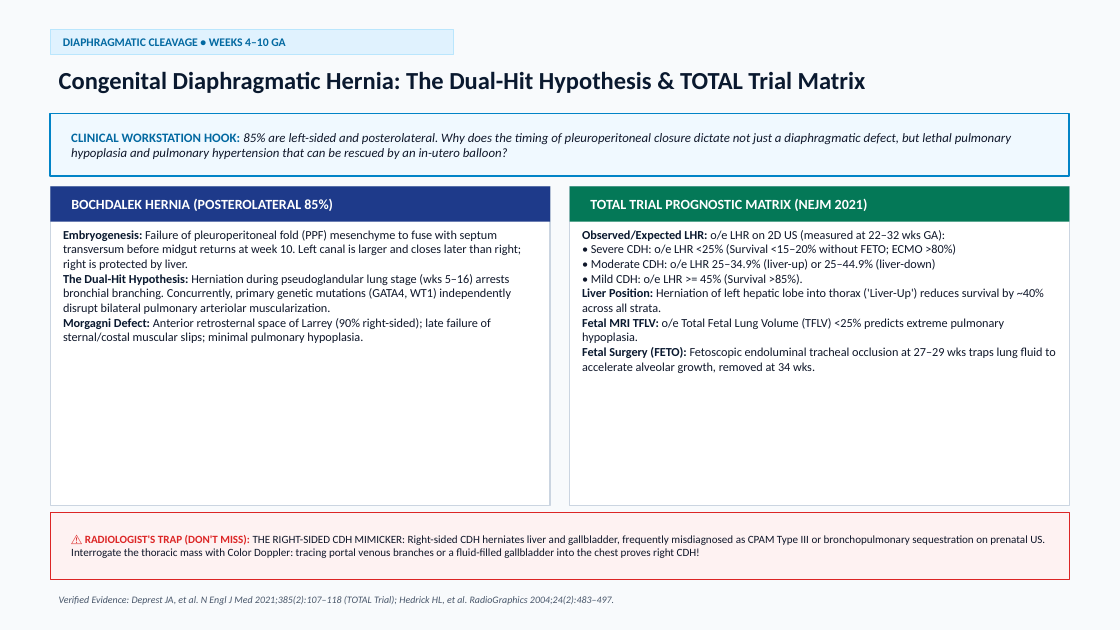
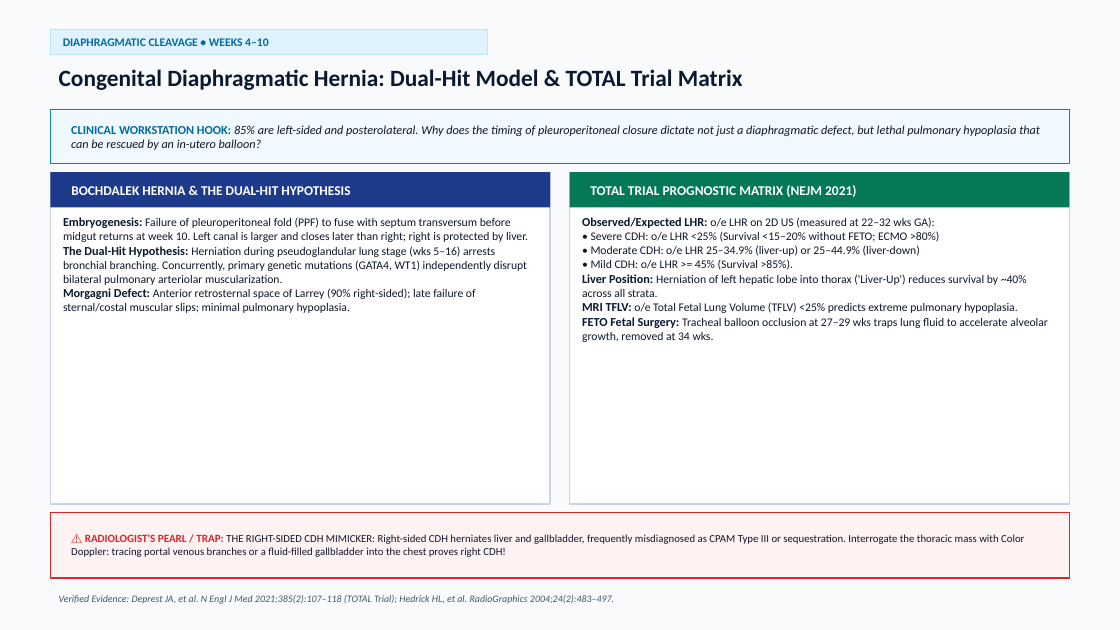
Before and after one commit to medicoforever/embryology-radiology-masterclass, a slide deck: slide 17 of Embryology_GIT_GU_Radiology_Masterclass.pptx (slide 8 before the commit). Drawn at 1120x630 pixels with LibreOffice and Linux fonts; fonts in the diff are those of the drawing. Boxes give left, top, right and bottom in pixels: in the first picture for what was removed or moved away, otherwise in the second. Text is boxed around its words. In the diff, an @@ line names an element or a change of style, - is before the commit and + after.

```diff
--- a/Embryology_GIT_GU_Radiology_Masterclass.pptx
+++ b/Embryology_GIT_GU_Radiology_Masterclass.pptx
@@ rectangle resized from (x1=50, y1=29, x2=454, y2=55) to (x1=50, y1=29, x2=487, y2=55) @@
@@ text at (x1=63, y1=38, x2=268, y2=46): text changed @@
-DIAPHRAGMATIC CLEAVAGE • WEEKS 4–10 GA
+DIAPHRAGMATIC CLEAVAGE • WEEKS 4–10
@@ text at (x1=59, y1=69, x2=743, y2=90): text changed; size 21 to 20 pt @@
-Congenital Diaphragmatic Hernia: The Dual-Hit Hypothesis & TOTAL Trial Matrix
+Congenital Diaphragmatic Hernia: Dual-Hit Model & TOTAL Trial Matrix
@@ rectangle resized from (x1=50, y1=113, x2=1070, y2=176) to (x1=50, y1=109, x2=1070, y2=164) @@
@@ rectangle at (x1=50, y1=109, x2=1070, y2=164): outline #0284C7 1.5 pt to #0284C7 1.2 pt @@
@@ text at (x1=71, y1=125, x2=1040, y2=150): text changed; size 11 to 10.5 pt @@
-CLINICAL WORKSTATION HOOK: 85% are left-sided and posterolateral. Why does the timing of pleuroperitoneal closure dictate not just a diaphragmatic defect, but lethal pulmonary hypoplasia and pulmonary hypertension that can be rescued by an in-utero balloon?
+CLINICAL WORKSTATION HOOK: 85% are left-sided and posterolateral. Why does the timing of pleuroperitoneal closure dictate not just a diaphragmatic defect, but lethal pulmonary hypoplasia that can be rescued by an in-utero balloon?
@@ rectangle resized from (x1=50, y1=187, x2=550, y2=506) to (x1=50, y1=172, x2=550, y2=504) @@
@@ 2 rectangles, 1 text moved together from (x1=50, y1=187, x2=1070, y2=222) to (x1=50, y1=172, x2=1070, y2=208) @@
@@ rectangle resized from (x1=570, y1=187, x2=1070, y2=506) to (x1=570, y1=172, x2=1070, y2=504) @@
@@ text "TOTAL TRIAL PROGNOSTIC MATRIX (NEJM ..." at (x1=590, y1=185, x2=856, y2=197): size 12 to 11.5 pt @@
@@ text at (x1=71, y1=186, x2=350, y2=195): text changed; size 12 to 11.5 pt @@
-BOCHDALEK HERNIA (POSTEROLATERAL 85%)
+BOCHDALEK HERNIA & THE DUAL-HIT HYPOTHESIS
@@ text at (x1=63, y1=217, x2=528, y2=313): text changed; size 10.5 to 10 pt @@
-Embryogenesis: Failure of pleuroperitoneal fold (PPF) mesenchyme to fuse with septum transversum before midgut returns at week 10. Left canal is larger and closes later than right; right is protected by liver.
-The Dual-Hit Hypothesis: Herniation during pseudoglandular lung stage (wks 5–16) arrests bronchial branching. Concurrently, primary genetic mutations (GATA4, WT1) independently disrupt bilateral pulmonary arteriolar muscularization.
-Morgagni Defect: Anterior retrosternal space of Larrey (90% right-sided); late failure of sternal/costal muscular slips; minimal pulmonary hypoplasia.
+Embryogenesis: Failure of pleuroperitoneal fold (PPF) to fuse with septum transversum before midgut returns at week 10. Left canal is larger and closes later than right; right is protected by liver.
+The Dual-Hit Hypothesis: Herniation during pseudoglandular lung stage (wks 5–16) arrests bronchial branching. Concurrently, primary genetic mutations (GATA4, WT1) independently disrupt bilateral pulmonary arteriolar muscularization.
+Morgagni Defect: Anterior retrosternal space of Larrey (90% right-sided); late failure of sternal/costal muscular slips; minimal pulmonary hypoplasia.
@@ text at (x1=582, y1=217, x2=1048, y2=342): text changed; size 10.5 to 10 pt @@
-Observed/Expected LHR: o/e LHR on 2D US (measured at 22–32 wks GA):
-• Severe CDH: o/e LHR <25% (Survival <15–20% without FETO; ECMO >80%)
-• Moderate CDH: o/e LHR 25–34.9% (liver-up) or 25–44.9% (liver-down)
-• Mild CDH: o/e LHR >= 45% (Survival >85%).
-Liver Position: Herniation of left hepatic lobe into thorax ('Liver-Up') reduces survival by ~40% across all strata.
-Fetal MRI TFLV: o/e Total Fetal Lung Volume (TFLV) <25% predicts extreme pulmonary hypoplasia.
-Fetal Surgery (FETO): Fetoscopic endoluminal tracheal occlusion at 27–29 wks traps lung fluid to accelerate alveolar growth, removed at 34 wks.
+Observed/Expected LHR: o/e LHR on 2D US (measured at 22–32 wks GA):
+• Severe CDH: o/e LHR <25% (Survival <15–20% without FETO; ECMO >80%)
+• Moderate CDH: o/e LHR 25–34.9% (liver-up) or 25–44.9% (liver-down)
+• Mild CDH: o/e LHR >= 45% (Survival >85%).
+Liver Position: Herniation of left hepatic lobe into thorax ('Liver-Up') reduces survival by ~40% across all strata.
+MRI TFLV: o/e Total Fetal Lung Volume (TFLV) <25% predicts extreme pulmonary hypoplasia.
+FETO Fetal Surgery: Tracheal balloon occlusion at 27–29 wks traps lung fluid to accelerate alveolar growth, removed at 34 wks.
@@ text at (x1=71, y1=534, x2=1024, y2=557): text changed; size 9.5 to 9.2 pt @@
-⚠️ RADIOLOGIST'S TRAP (DON'T MISS): THE RIGHT-SIDED CDH MIMICKER: Right-sided CDH herniates liver and gallbladder, frequently misdiagnosed as CPAM Type III or bronchopulmonary sequestration on prenatal US. Interrogate the thoracic mass with Color Doppler: tracing portal venous branches or a fluid-filled gallbladder into the chest proves right CDH!
+⚠️ RADIOLOGIST'S PEARL / TRAP: THE RIGHT-SIDED CDH MIMICKER: Right-sided CDH herniates liver and gallbladder, frequently misdiagnosed as CPAM Type III or sequestration. Interrogate the thoracic mass with Color Doppler: tracing portal venous branches or a fluid-filled gallbladder into the chest proves right CDH!
```
Also in this commit, not shown: 15 other slides changed, 14 slides added, 4 slides removed.
